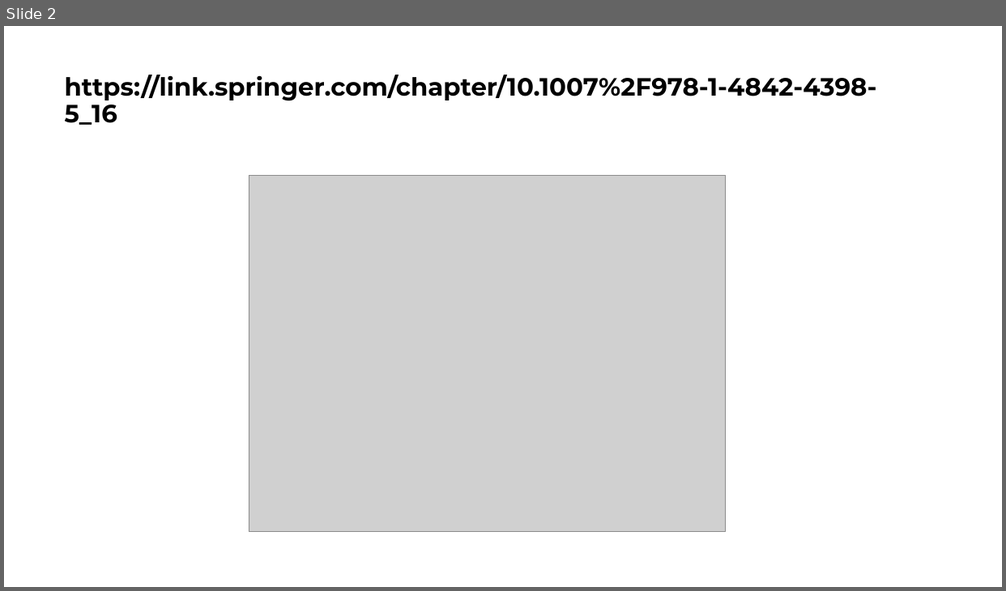
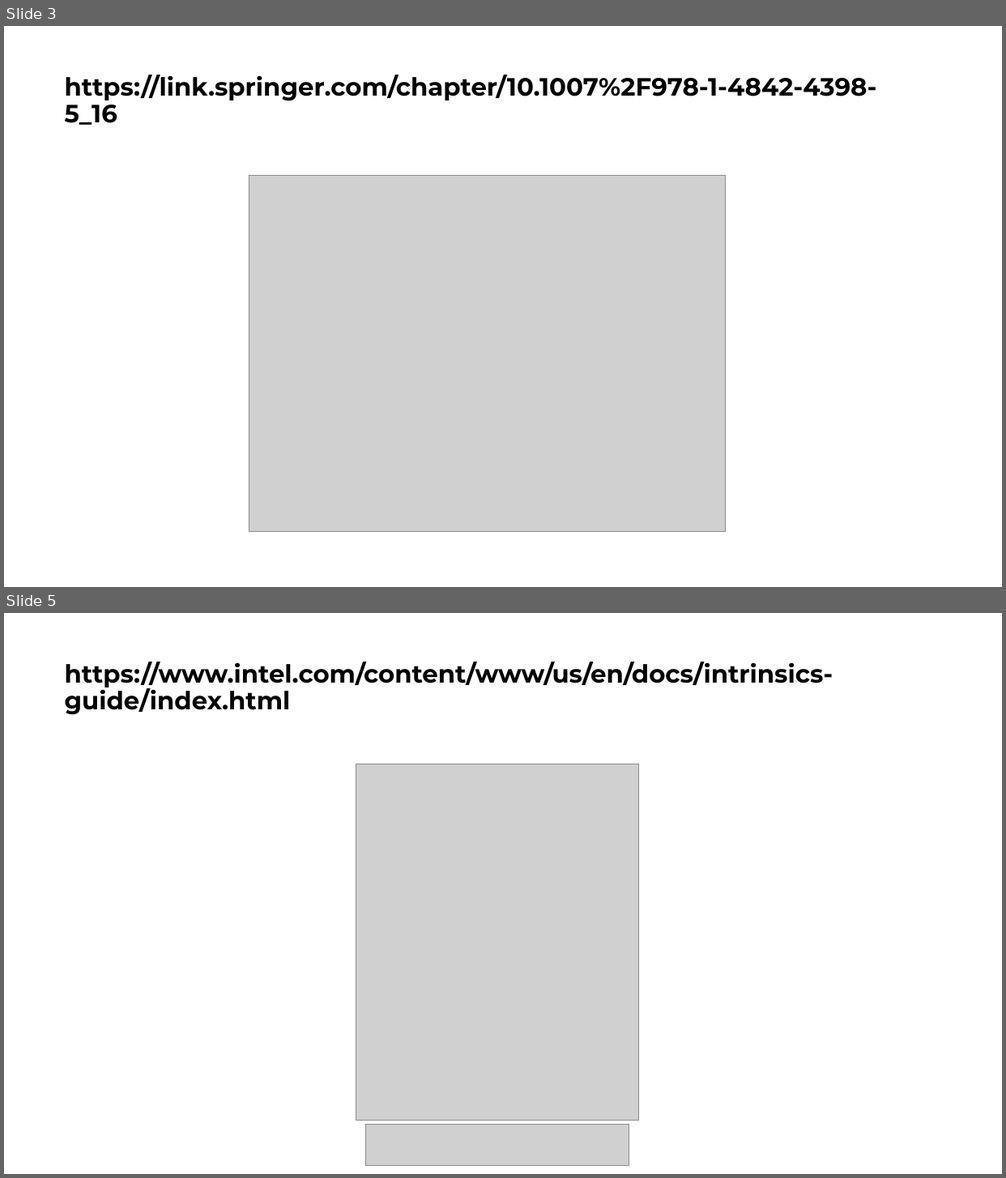
Before and after one commit to parallel101/course, a slide deck: 07/slides.pptx. Shown one above the other, each under a label of ours: slide 2 before the commit, slides 3 and 5 after it; the slides between them are not shown. The pictures are 1006x591 and 1006x1178 pixels, drawn with LibreOffice and Linux fonts; fonts in the diff are those of the drawing; grey boxes stand for pictures. Boxes give left, top, right and bottom in pixels: in the first picture for what was removed or moved away, otherwise in the second. Text is boxed around its words. In the diff, an @@ line names an element or a change of style, - is before the commit and + after.

```diff
--- a/07/slides.pptx
+++ b/07/slides.pptx
@@ slide 5 added at (4,613,1002,1174), background #FFFFFF @@
@@ title added at (65,662,833,715), 24 pt, text #000000, bold @@
+https://www.intel.com/content/www/us/en/docs/intrinsics-guide/index.html
@@ picture added at (356,764,638,1121) @@
@@ picture added at (365,1124,629,1165) @@
@@ what was slide 2 is now slide 3 @@
```
Also in this commit, not shown: 2 slides changed, 1 other slide added, 11 other files.
